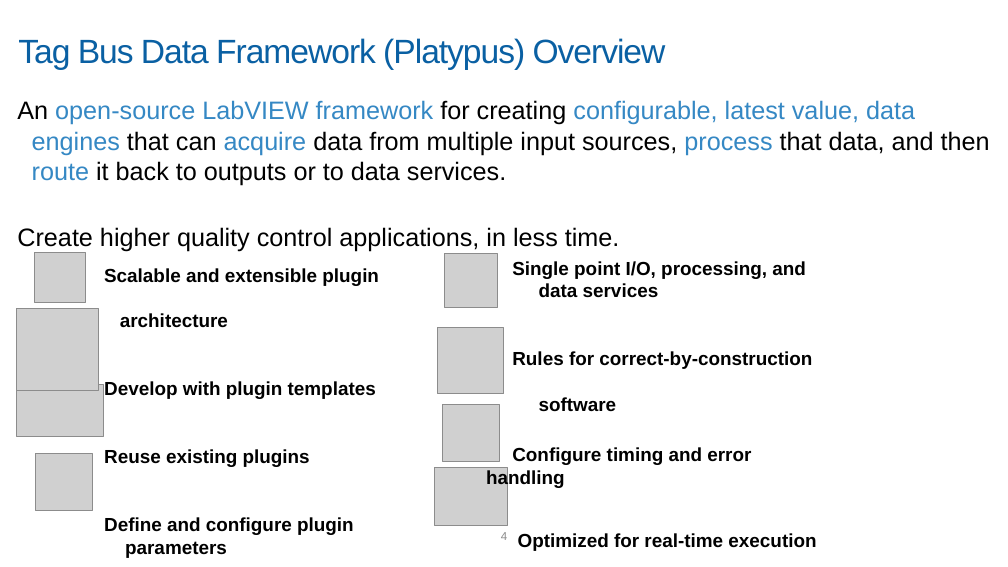
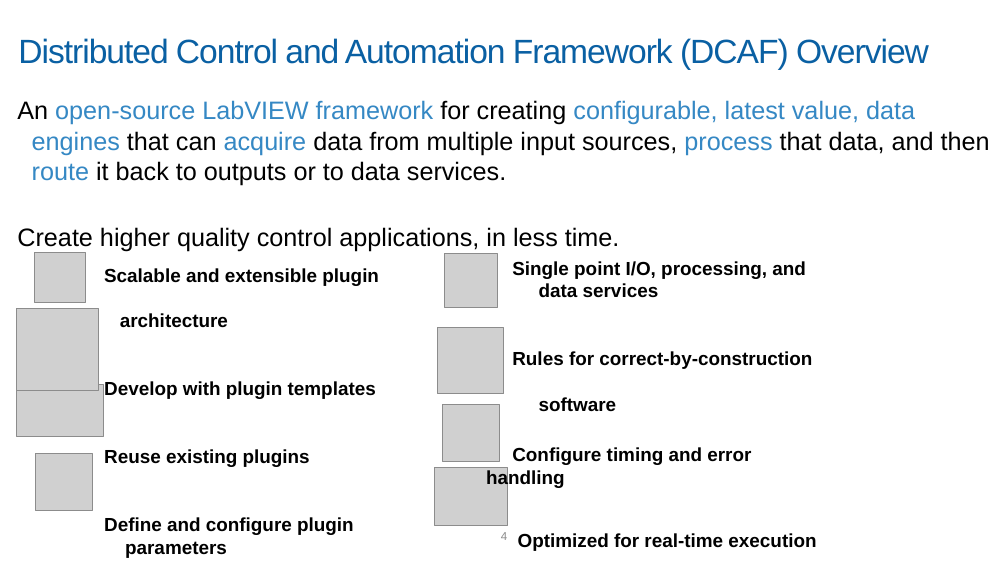
Before and after one commit to LabVIEW-DCAF/Documentation, a slide deck: slide 4 of Introduction to DCAF.pptx. Drawn at 1008x567 pixels with LibreOffice and Linux fonts; fonts in the diff are those of the drawing; grey boxes stand for pictures; background and template pictures are left out. Boxes give left, top, right and bottom in pixels: in the first picture for what was removed or moved away, otherwise in the second. Text is boxed around its words. In the diff, an @@ line names an element or a change of style, - is before the commit and + after.

```diff
--- a/Introduction to DCAF.pptx
+++ b/Introduction to DCAF.pptx
@@ title at (18,38,929,70): text changed @@
-Tag Bus Data Framework (Platypus) Overview
+Distributed Control and Automation Framework (DCAF) Overview
```
Also in this commit, not shown: 2 other slides changed, 1 slide added, 1 other file.
